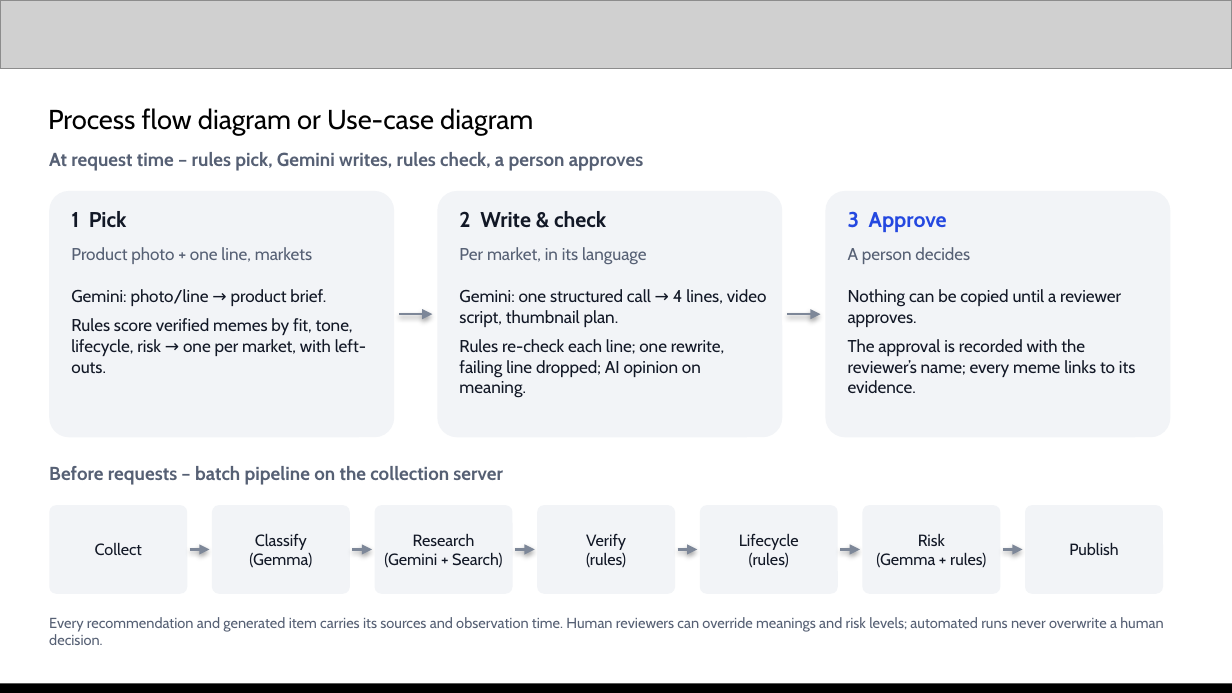
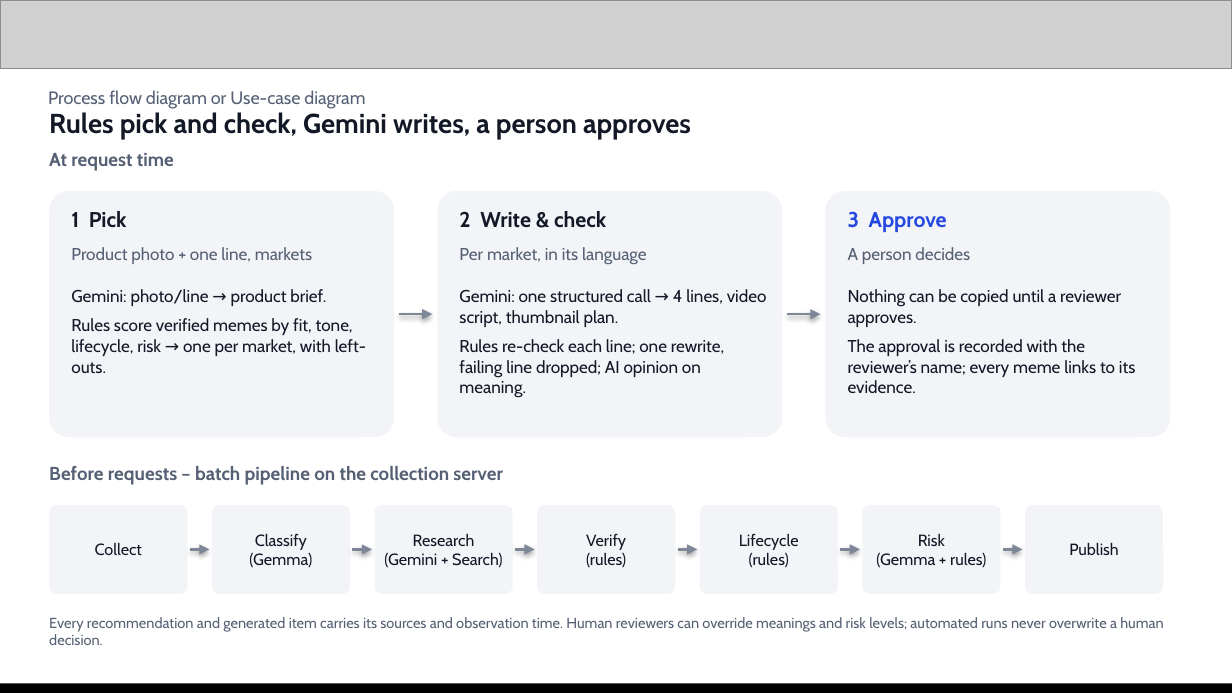
Before and after one commit to Sihyeon-Ji/trend-interpreter, a slide deck: slide 5 of docs/대회/제출/AI-Builder-Cup-제출-초안.pptx. Drawn at 1232x693 pixels with LibreOffice and Linux fonts; fonts in the diff are those of the drawing; grey boxes stand for pictures. Boxes give left, top, right and bottom in pixels: in the first picture for what was removed or moved away, otherwise in the second. Text is boxed around its words. In the diff, an @@ line names an element or a change of style, - is before the commit and + after.

```diff
--- a/docs/대회/제출/AI-Builder-Cup-제출-초안.pptx
+++ b/docs/대회/제출/AI-Builder-Cup-제출-초안.pptx
@@ text "Process flow diagram or Use-case ...": place and size @@
-text "Process flow diagram or Use-case ..." at (48,108,533,135)
+text "Process flow diagram or Use-case ..." at (48,90,365,109)
@@ text "Process flow diagram or Use-case ..." at (48,90,365,109): size 16 to 10.5 pt, text colour none to #566074 @@
@@ text added at (49,112,691,139), 16 pt, text #121826, bold @@
+Rules pick and check, Gemini writes, a person approves
@@ text at (49,153,174,171): text changed @@
-At request time – rules pick, Gemini writes, rules check, a person approves
+At request time
```
Also in this commit, not shown: 10 other slides changed, 3 slides added, 13 other files.
